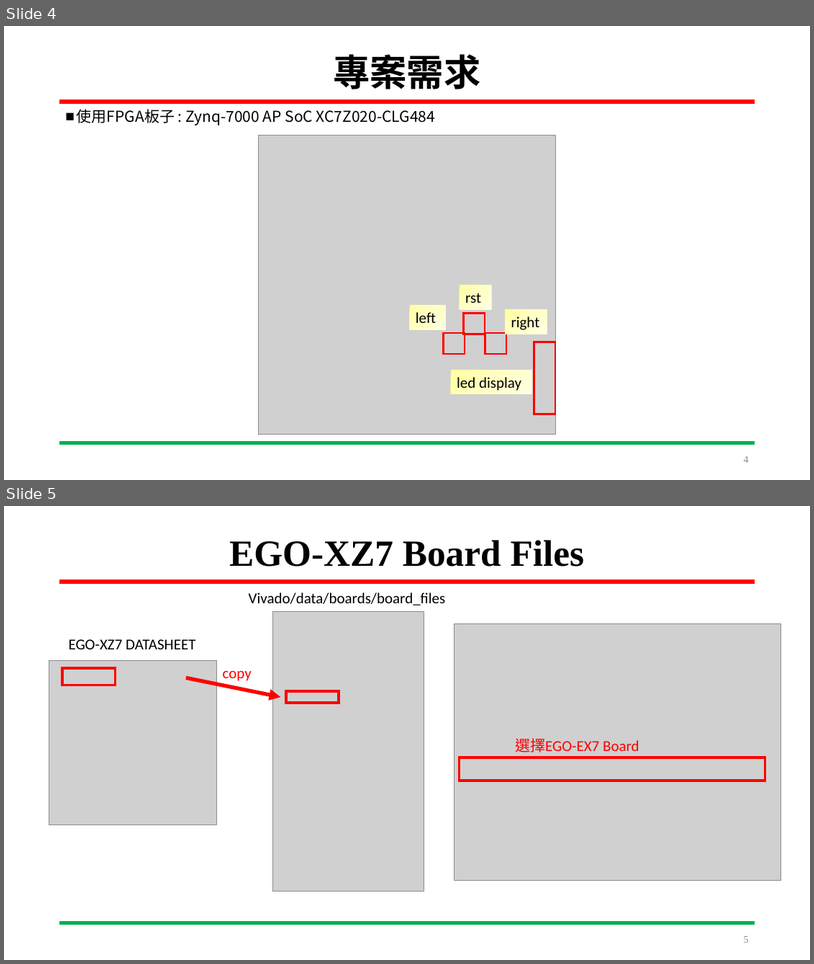
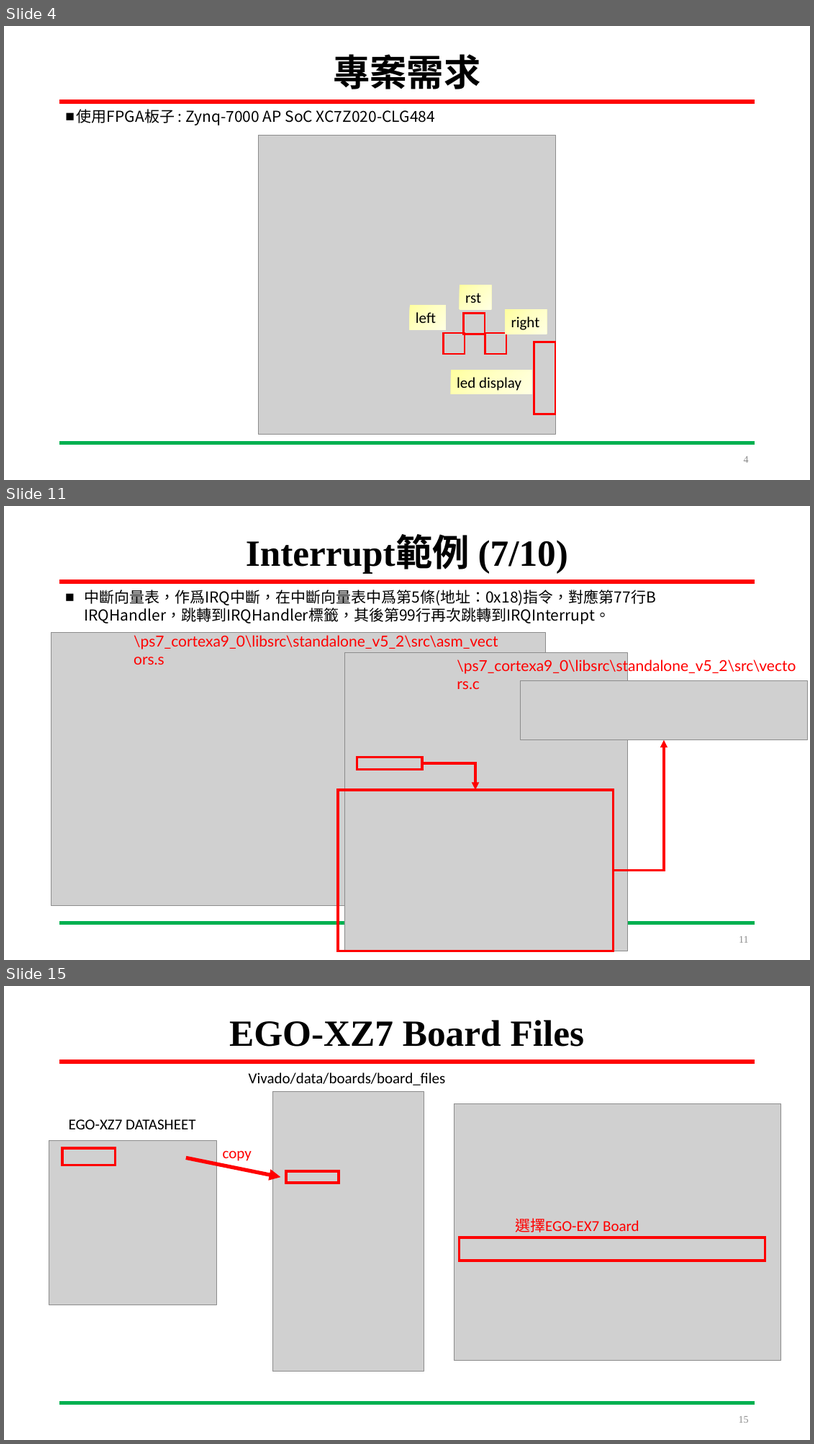
Before and after one commit to LIAO-YANXIANG/SYSTEM-ON-CHIP-DESIGN, a slide deck: DevelopmentLog/Pingpong.pptx. Shown one above the other, each under a label of ours: slides 4 and 5 before the commit, slides 4, 11 and 15 after it; the slides between them are not shown. The pictures are 814x964 and 814x1444 pixels, drawn with LibreOffice and Linux fonts; fonts in the diff are those of the drawing; grey boxes stand for pictures. Boxes give left, top, right and bottom in pixels: in the first picture for what was removed or moved away, otherwise in the second. Text is boxed around its words. In the diff, an @@ line names an element or a change of style, - is before the commit and + after.

Commit message:
2022/05/13 ~ 2022/05/20 1. ZYNQ_interrupt範例

```diff
--- a/DevelopmentLog/Pingpong.pptx
+++ b/DevelopmentLog/Pingpong.pptx
@@ slide 11 added at bbox=[4, 506, 810, 960], background #FFFFFF; not listed: 2 template elements that a slide beside it also shows @@
@@ title added at bbox=[246, 537, 568, 574], 44 pt, text #000000, bold @@
+Interrupt範例 (7/10)
@@ text added at bbox=[84, 590, 656, 624], 18 pt, text #000000 @@
+■ 中斷向量表，作爲IRQ中斷，在中斷向量表中爲第5條(地址：0x18)指令，對應第77行B IRQHandler，跳轉到IRQHandler標籤，其後第99行再次跳轉到IRQInterrupt。
@@ picture added at bbox=[52, 633, 546, 906] @@
@@ text added at bbox=[134, 635, 498, 664], 18 pt, text #FF0000 @@
+\ps7_cortexa9_0\libsrc\standalone_v5_2\src\asm_vectors.s
@@ picture added at bbox=[345, 652, 628, 951] @@
@@ text added at bbox=[457, 658, 796, 689], 18 pt, text #FF0000 @@
+\ps7_cortexa9_0\libsrc\standalone_v5_2\src\vectors.c
@@ picture added at bbox=[521, 680, 808, 739] @@
@@ elbow arrow added from (614, 870) to (665, 740), #FF0000 3 pt @@
@@ rectangle added at bbox=[358, 757, 422, 769], outline #FF0000 3 pt @@
@@ elbow arrow added from (422, 763) to (476, 790), #FF0000 3 pt @@
@@ rectangle added at bbox=[338, 790, 614, 951], outline #FF0000 3 pt @@
@@ page number added at bbox=[739, 936, 748, 942], 12 pt, text #8C8C8C @@
+11
@@ what was slide 5 is now slide 15 @@
@@ page number at bbox=[739, 1416, 749, 1422]: text changed @@
-5
+15
```
Also in this commit, not shown: 1 slide changed, 9 other slides added, 2 other files.
